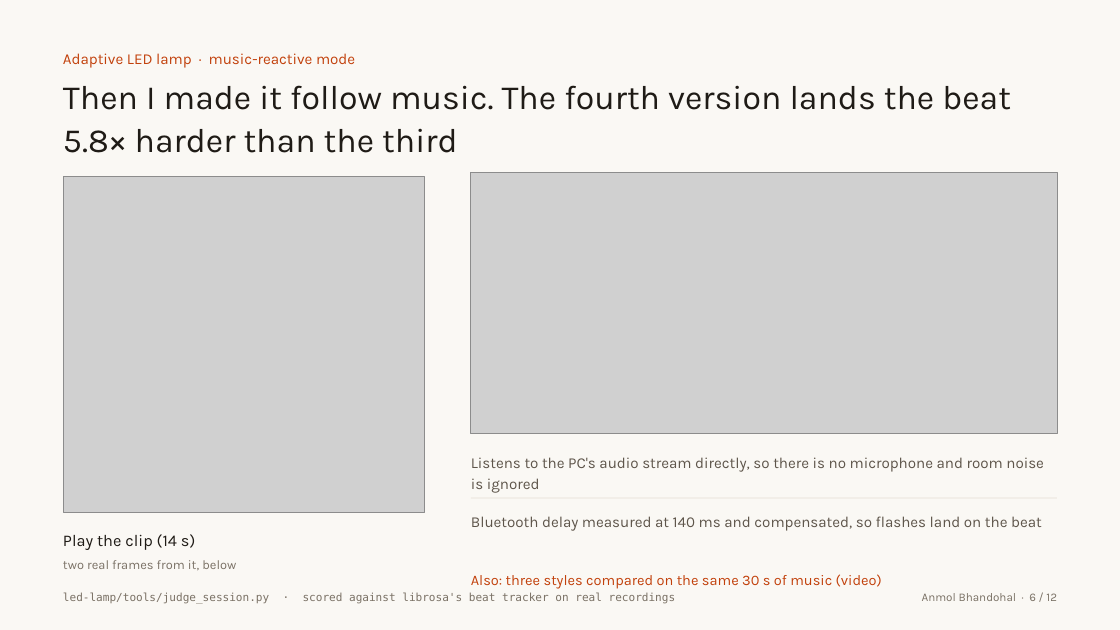
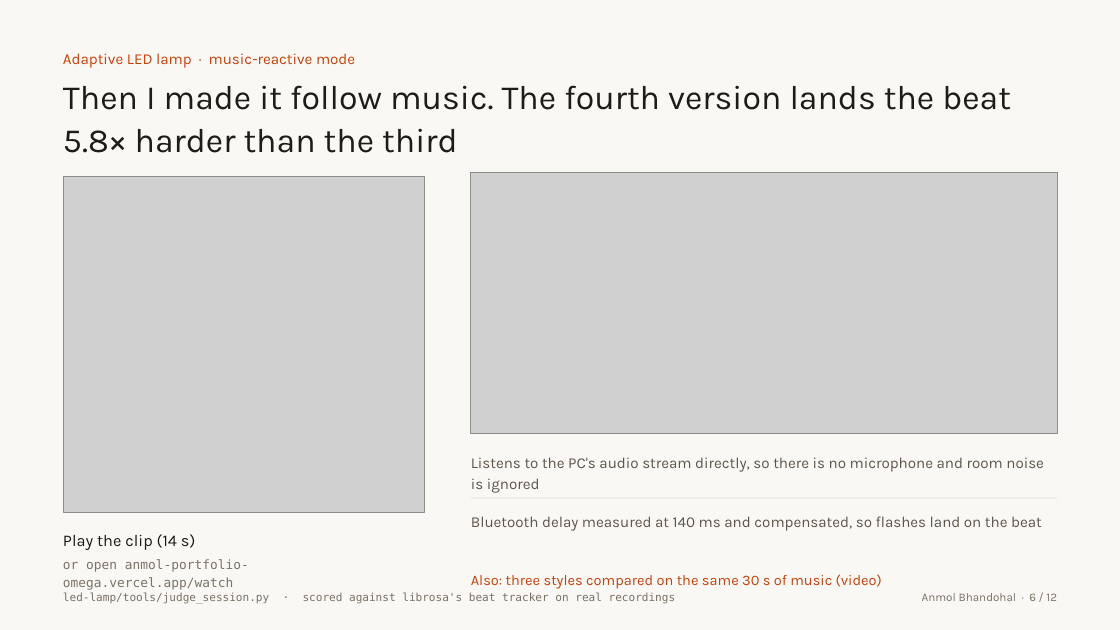
Before and after one commit to AnmolBhandohal/anmol-portfolio, a slide deck: slide 6 of docs/files/Projects_Deck.pptx. Drawn at 1120x630 pixels with LibreOffice and Linux fonts; fonts in the diff are those of the drawing; grey boxes stand for pictures. Boxes give left, top, right and bottom in pixels: in the first picture for what was removed or moved away, otherwise in the second. Text is boxed around its words. In the diff, an @@ line names an element or a change of style, - is before the commit and + after.

Commit message:
Add /watch: 44 s silent film of the three builds; deck cover gets QR + watch link; slide viewer thumbnails now play the lamp clip in place

```diff
--- a/docs/files/Projects_Deck.pptx
+++ b/docs/files/Projects_Deck.pptx
@@ text at (x1=63, y1=559, x2=249, y2=590): text changed; font Karla to DejaVu Sans Mono @@
-two real frames from it, below
+or open anmol-portfolio-omega.vercel.app/watch
```
Also in this commit, not shown: 1 other slide changed, 10 other files.
